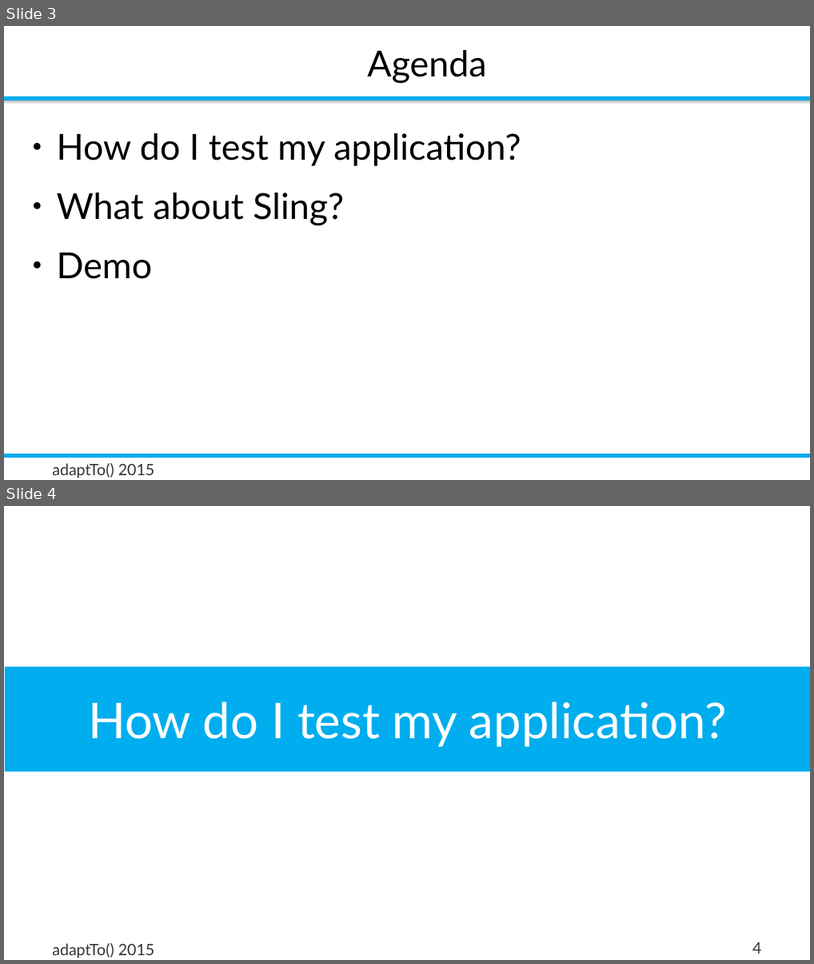
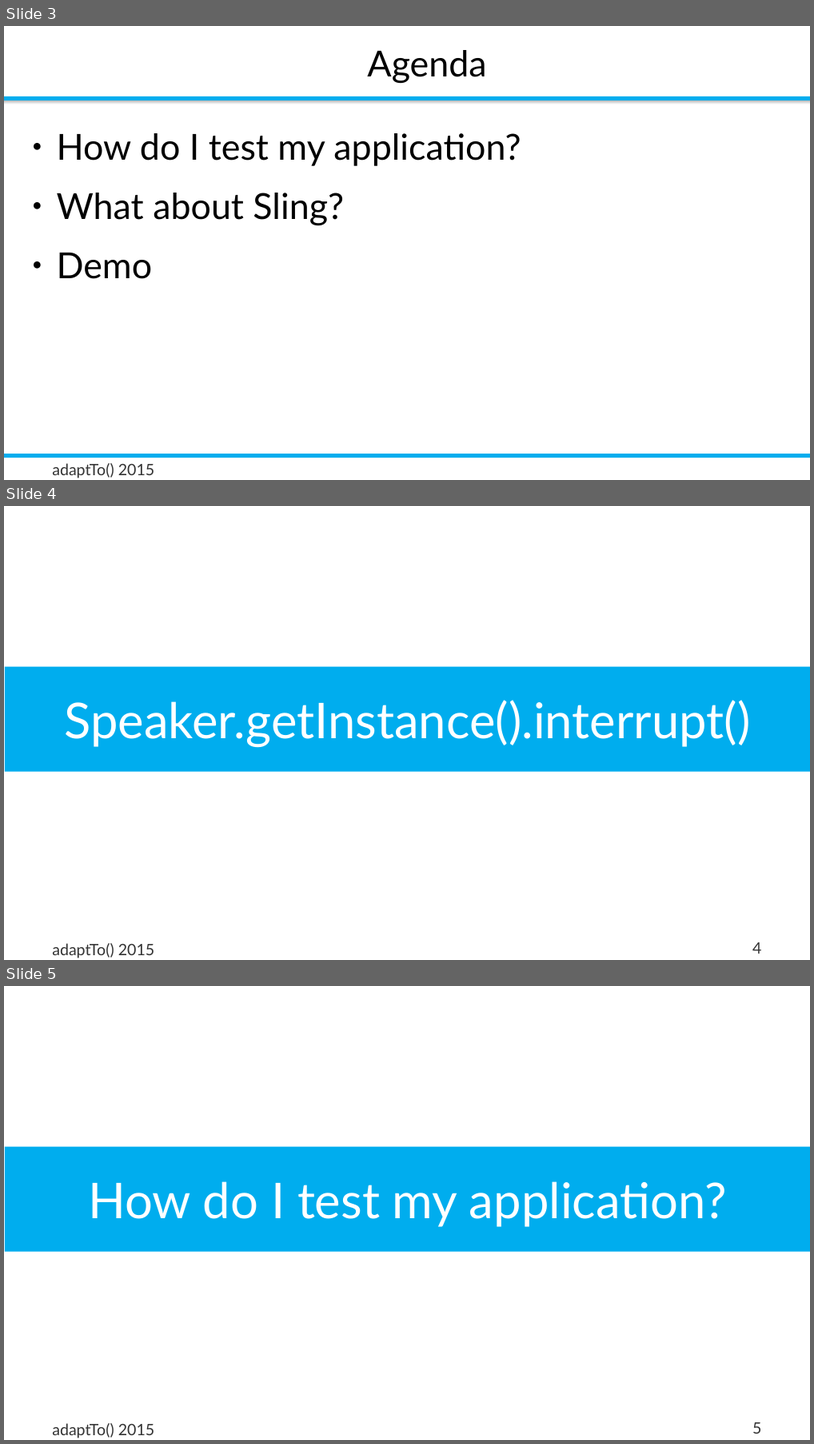
Before and after one commit to rombert/talks, a slide deck: adaptTo2015/How_Do_I_Test_My_Sling_Application-Robert_Munteanu.odp. Shown one above the other, each under a label of ours: slides 3 and 4 before the commit, slides 3, 4 and 5 after it. The pictures are 814x964 and 814x1444 pixels, drawn with LibreOffice and Linux fonts; fonts in the diff are those of the drawing; background and template pictures are left out. Boxes give left, top, right and bottom in pixels: in the first picture for what was removed or moved away, otherwise in the second. Text is boxed around its words. In the diff, an @@ line names an element or a change of style, - is before the commit and + after.

```diff
--- a/adaptTo2015/How_Do_I_Test_My_Sling_Application-Robert_Munteanu.odp
+++ b/adaptTo2015/How_Do_I_Test_My_Sling_Application-Robert_Munteanu.odp
@@ slide 4 added at <box>4,506,810,960</box>, background #FFFFFF; not listed: 2 template elements that a slide beside it also shows @@
@@ title added at <box>5,667,810,772</box>, fill #00ADEE, 44 pt, text #FFFFFF @@
+Speaker.getInstance().interrupt()
@@ what was slide 4 is now slide 5 @@
@@ page number at <box>753,1422,762,1433</box>: text changed @@
-4
+5
```
Also in this commit, not shown: 5 slides changed, 3 other slides added, 2 slides removed, 1 other file.
